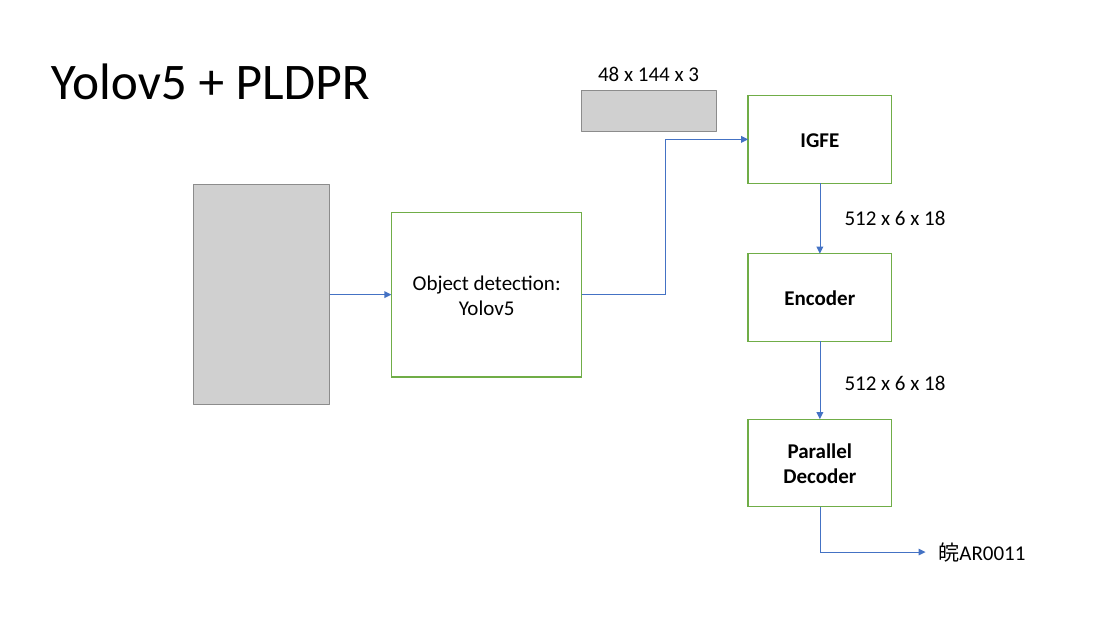
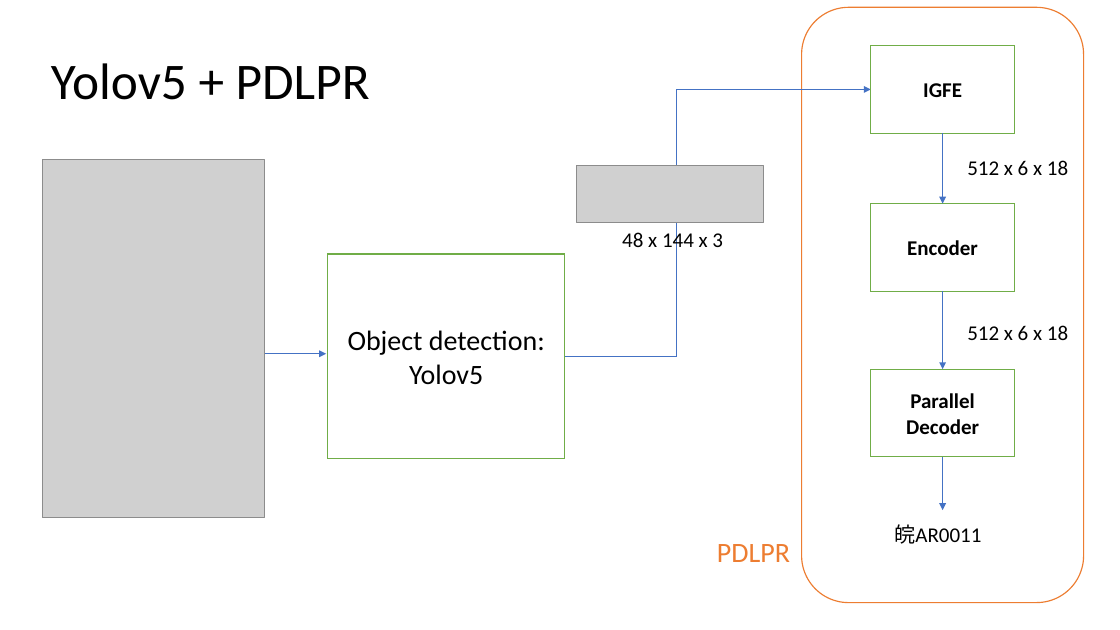
Before and after one commit to Obrigad0/Car-plate-Recognition-and-Reconstruction-with-DL, a slide deck: slide 9 of presentation.pptx. Drawn at 1120x630 pixels with LibreOffice and Linux fonts; fonts in the diff are those of the drawing; grey boxes stand for pictures. Boxes give left, top, right and bottom in pixels: in the first picture for what was removed or moved away, otherwise in the second. Text is boxed around its words. In the diff, an @@ line names an element or a change of style, - is before the commit and + after.

```diff
--- a/presentation.pptx
+++ b/presentation.pptx
@@ rounded rectangle added at (802, 8, 1084, 603), fill #FFFFFF, outline #ED7D31 1 pt @@
@@ title at (51, 63, 370, 100): text changed @@
-Yolov5 + PLDPR
+Yolov5 + PDLPR
@@ elbow arrow moved from (582, 295) - (749, 139) to (565, 356) - (871, 90) @@
@@ 2 texts, 2 arrows: place and size @@
-2 texts, 2 arrows at (820, 183, 945, 419)
+2 texts, 2 arrows at (943, 134, 1068, 370)
@@ picture: place and size @@
-picture at (193, 185, 329, 404)
+picture at (43, 160, 266, 518)
@@ picture: place and size @@
-picture at (582, 91, 717, 132)
+picture at (576, 166, 763, 223)
@@ 3 rectangles: place and size @@
-3 rectangles at (749, 96, 892, 507)
+3 rectangles at (871, 45, 1015, 457)
@@ text "48 x 144 x 3" rewrapped from (598, 66, 699, 81) to (622, 230, 723, 254) @@
@@ rectangle "Object detection:": place and size @@
-rectangle "Object detection:" at (392, 213, 582, 377)
+rectangle "Object detection:" at (328, 254, 565, 459)
@@ rectangle "Object detection:" at (328, 254, 565, 459): size 18 to 24 pt @@
@@ arrow moved from (330, 295) - (392, 295) to (265, 354) - (326, 354) @@
@@ elbow arrow moved from (820, 507) - (926, 552) to (943, 457) - (943, 510) @@
@@ text "皖AR0011": place and size @@
-text "皖AR0011" at (938, 542, 1025, 562)
+text "皖AR0011" at (894, 524, 981, 544)
@@ text added at (717, 544, 790, 562), 24 pt, text #ED7D31 @@
+PDLPR
```
Also in this commit, not shown: 2 other slides changed.
